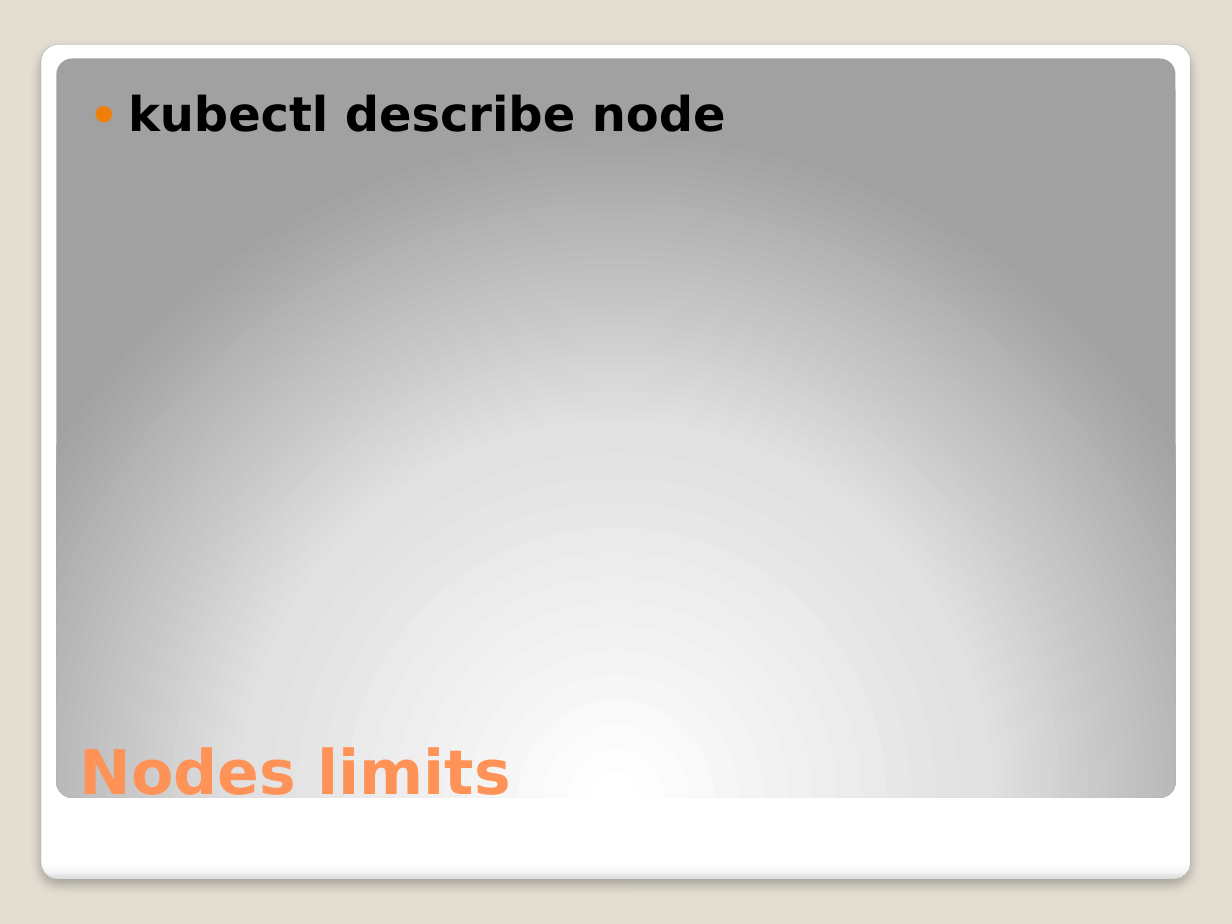
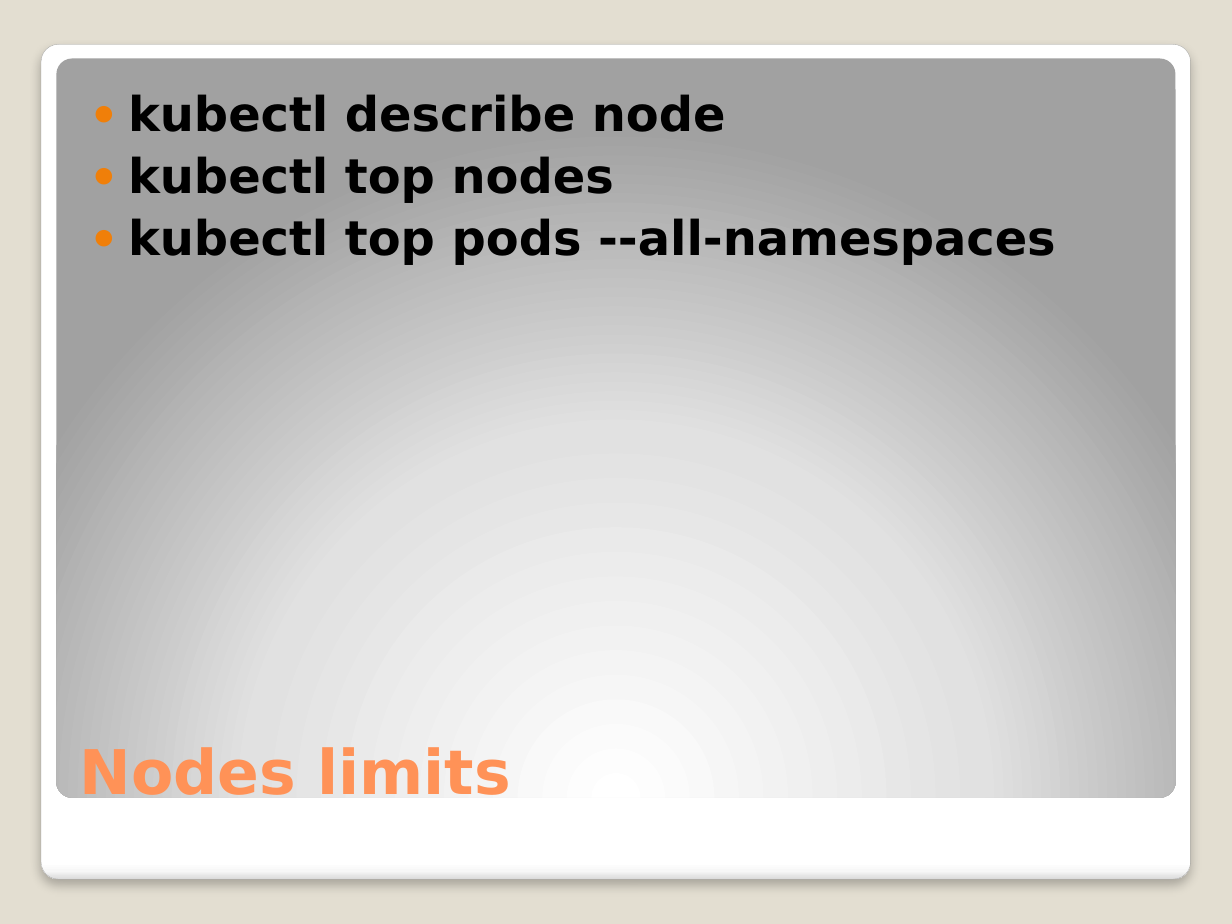
Before and after one commit to djkormo/k8s-AKS-primer, a slide deck: slide 15 of examples/atwar/presentation/Kubernetes at war on Azure.pptx (slide 14 before the commit). Drawn at 1232x924 pixels with LibreOffice and Linux fonts; fonts in the diff are those of the drawing. Boxes give left, top, right and bottom in pixels: in the first picture for what was removed or moved away, otherwise in the second. Text is boxed around its words. In the diff, an @@ line names an element or a change of style, - is before the commit and + after.

```diff
--- a/examples/atwar/presentation/Kubernetes at war on Azure.pptx
+++ b/examples/atwar/presentation/Kubernetes at war on Azure.pptx
@@ text at (128,156,1056,265): paragraphs added @@
+● kubectl top nodes
+● kubectl top pods --all-namespaces
```
Also in this commit, not shown: 2 other slides changed, 3 slides added.
